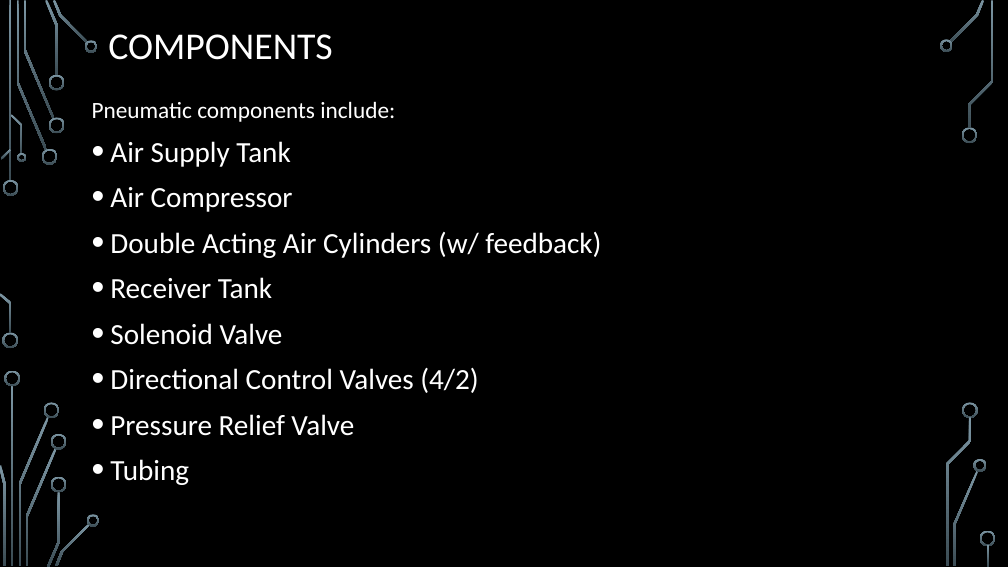
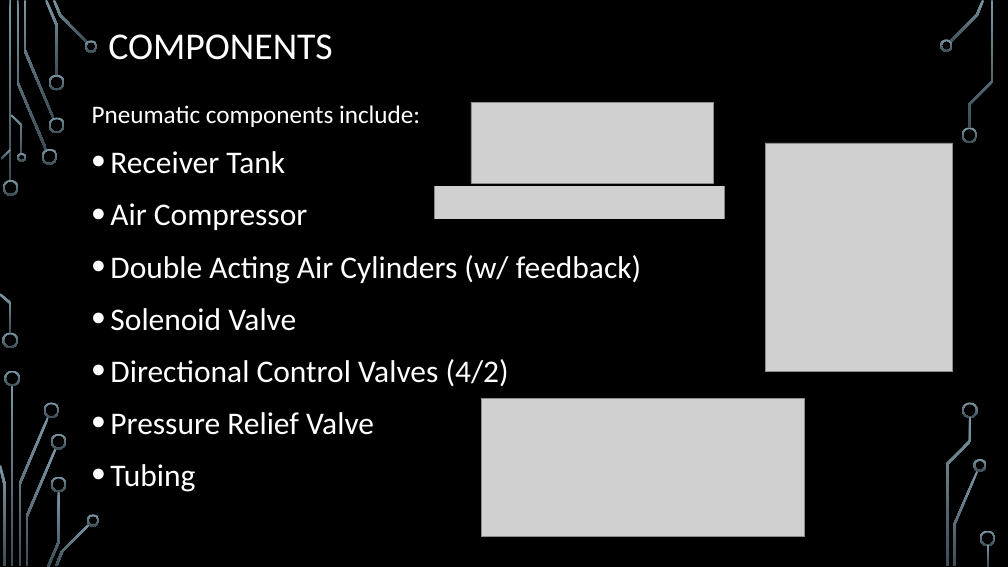
Before and after one commit to Logiant/AgileRoboticControls, a slide deck: slide 6 of Documentation/Presentation/Design Powerpoint.pptx. Drawn at 1008x567 pixels with LibreOffice and Linux fonts; fonts in the diff are those of the drawing; grey boxes stand for pictures; background and template pictures are left out. Boxes give left, top, right and bottom in pixels: in the first picture for what was removed or moved away, otherwise in the second. Text is boxed around its words. In the diff, an @@ line names an element or a change of style, - is before the commit and + after.

```diff
--- a/Documentation/Presentation/Design Powerpoint.pptx
+++ b/Documentation/Presentation/Design Powerpoint.pptx
@@ text at bbox=[92, 105, 641, 492]: size 22.2 to 24 pt in "Pneumatic components include:"; size 27.8 to 30 pt in "Air Compressor", "Double Acting Air Cylinders (w/ feedback)", "Solenoid Valve", "Directional Control Valves (4/2)" and 2 more places; line spacing 1 to 1.1 @@
@@ picture added at bbox=[471, 102, 714, 183] @@
@@ picture added at bbox=[765, 143, 953, 372] @@
@@ text at bbox=[110, 151, 285, 174]: text changed; size 27.8 to 30 pt @@
-• Air Supply Tank
+• Receiver Tank
@@ picture added at bbox=[435, 186, 725, 219] @@
@@ text at bbox=[110, 277, 272, 299]: paragraph removed @@
-• Receiver Tank
@@ picture added at bbox=[482, 399, 805, 537] @@
```
Also in this commit, not shown: 1 other slide changed.
